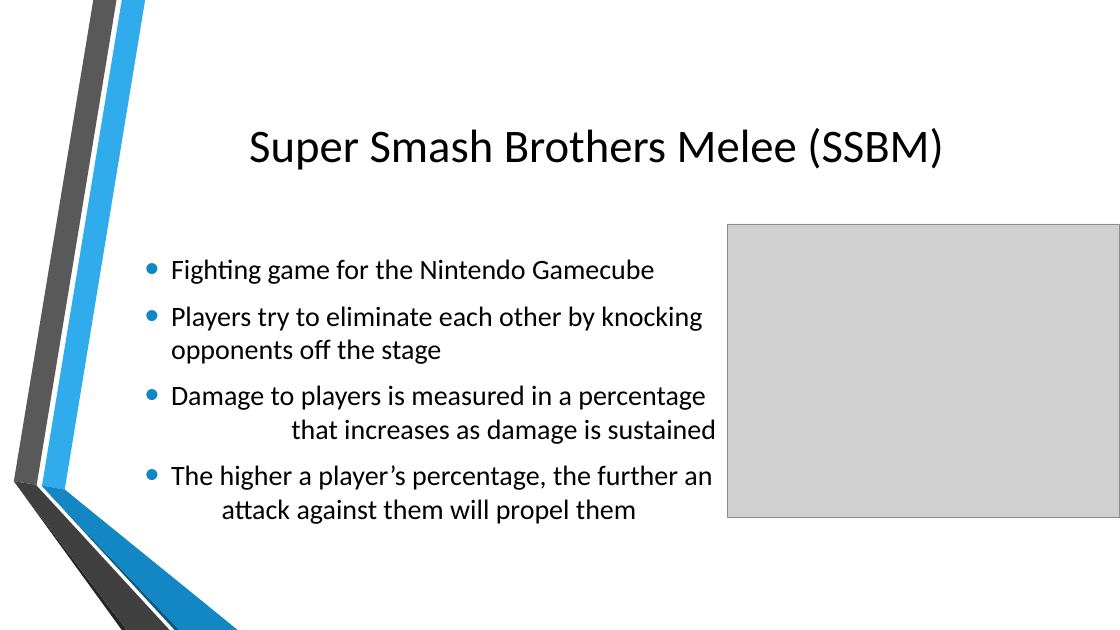
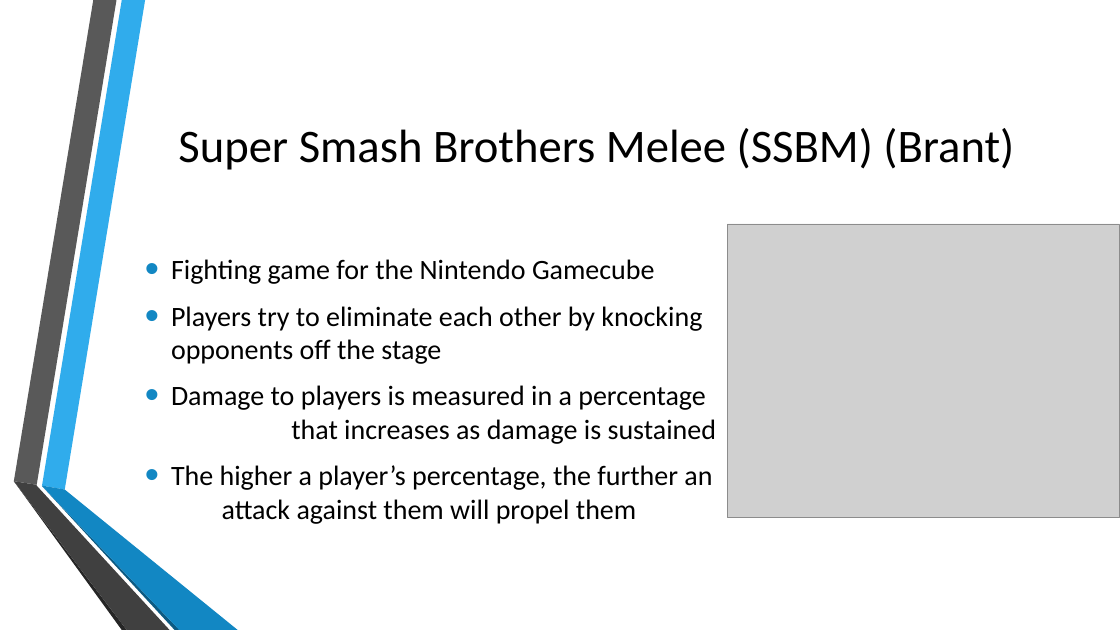
Before and after one commit to KeganMc/Super-Smash-Bros-Melee-AI, a slide deck: slide 2 of Documents/ProjectPresentation.pptx. Drawn at 1120x630 pixels with LibreOffice and Linux fonts; fonts in the diff are those of the drawing; grey boxes stand for pictures; background and template pictures are left out. Boxes give left, top, right and bottom in pixels: in the first picture for what was removed or moved away, otherwise in the second. Text is boxed around its words. In the diff, an @@ line names an element or a change of style, - is before the commit and + after.

Commit message:
Powerpoint update

```diff
--- a/Documents/ProjectPresentation.pptx
+++ b/Documents/ProjectPresentation.pptx
@@ title at bbox=[178, 128, 1014, 170]: text changed @@
-Super Smash Brothers Melee (SSBM)
+Super Smash Brothers Melee (SSBM) (Brant)
```
Also in this commit, not shown: 5 other slides changed, 2 slides added, 2 slides removed.
